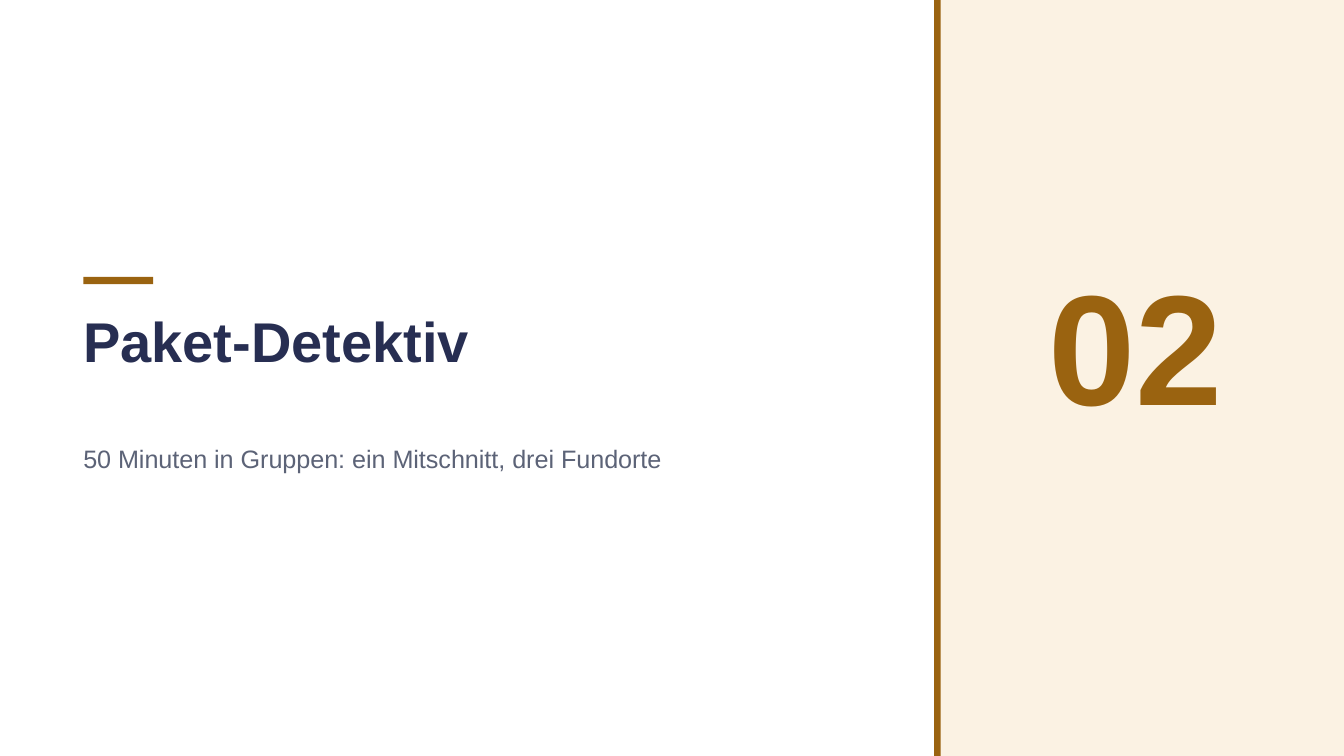
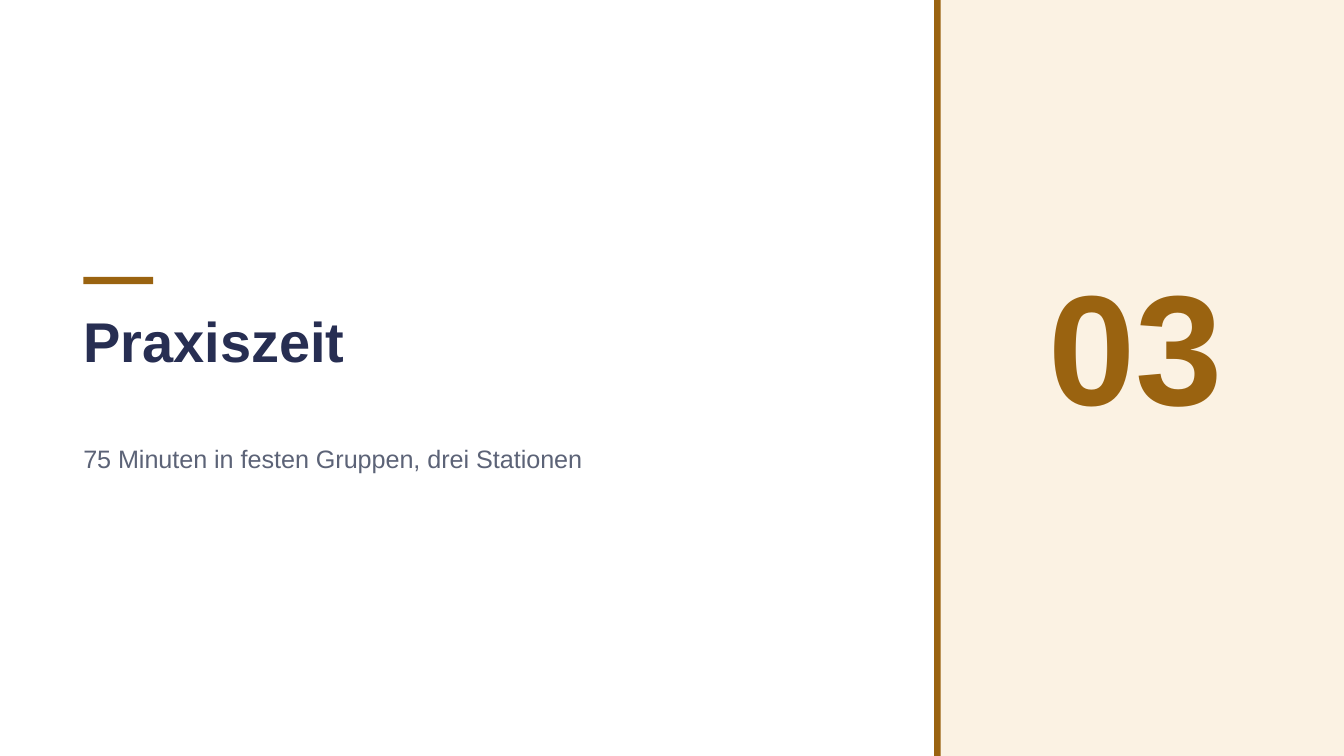
Before and after one commit to JacobMenge/kurs-unterlagen, a slide deck: slide 17 of folien/09-industrie-iot.pptx (slide 14 before the commit). Drawn at 1344x756 pixels with LibreOffice and Linux fonts; fonts in the diff are those of the drawing. Boxes give left, top, right and bottom in pixels: in the first picture for what was removed or moved away, otherwise in the second. Text is boxed around its words. In the diff, an @@ line names an element or a change of style, - is before the commit and + after.

```diff
--- a/folien/09-industrie-iot.pptx
+++ b/folien/09-industrie-iot.pptx
@@ text at (1048,295,1222,407): text changed @@
-02
+03
@@ text at (83,321,344,363): text changed @@
-Paket-Detektiv
+Praxiszeit
@@ text at (83,449,582,473): text changed @@
-50 Minuten in Gruppen: ein Mitschnitt, drei Fundorte
+75 Minuten in festen Gruppen, drei Stationen
```
Also in this commit, not shown: 19 other slides changed, 4 slides added, 1 slide removed, 7 other files.
